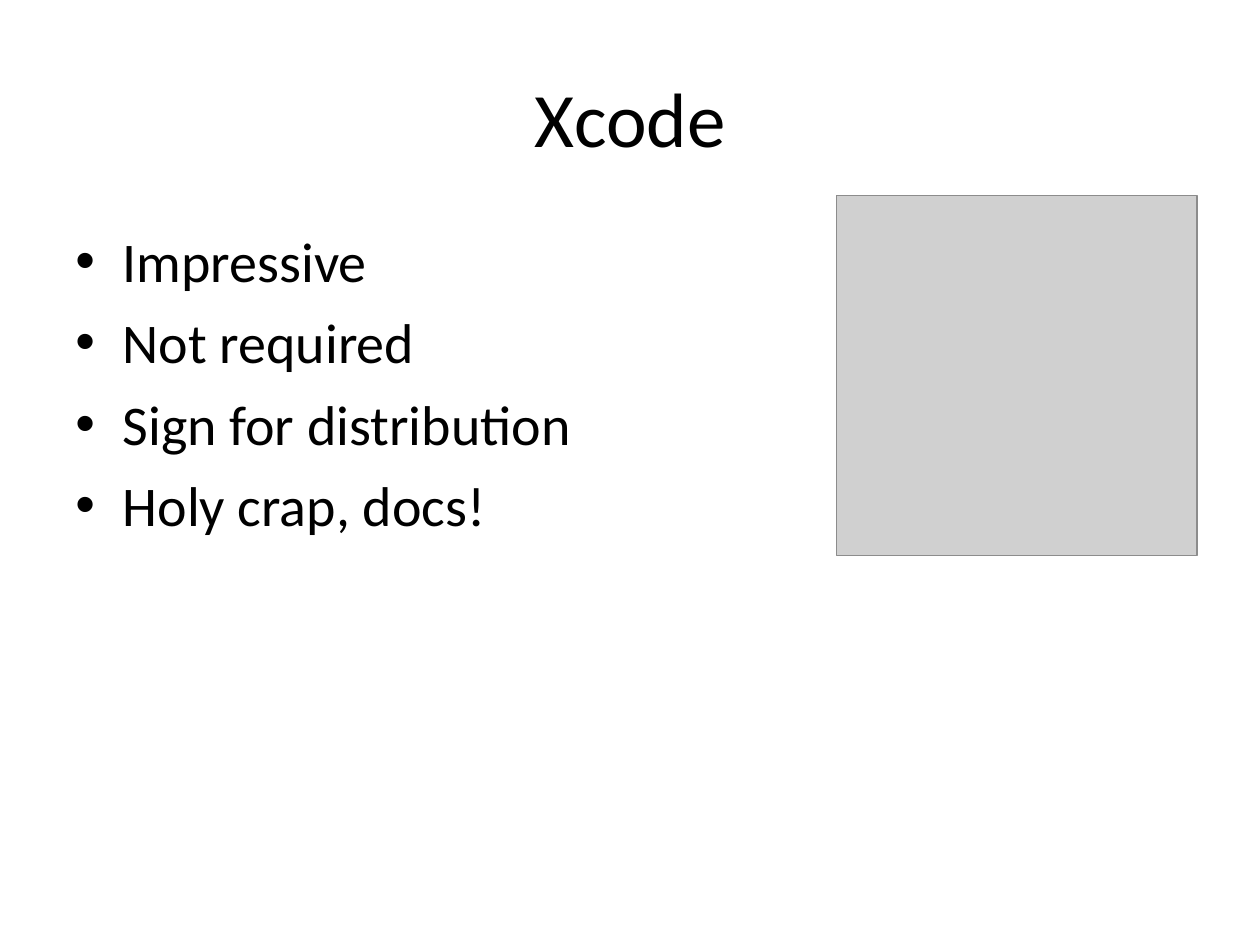
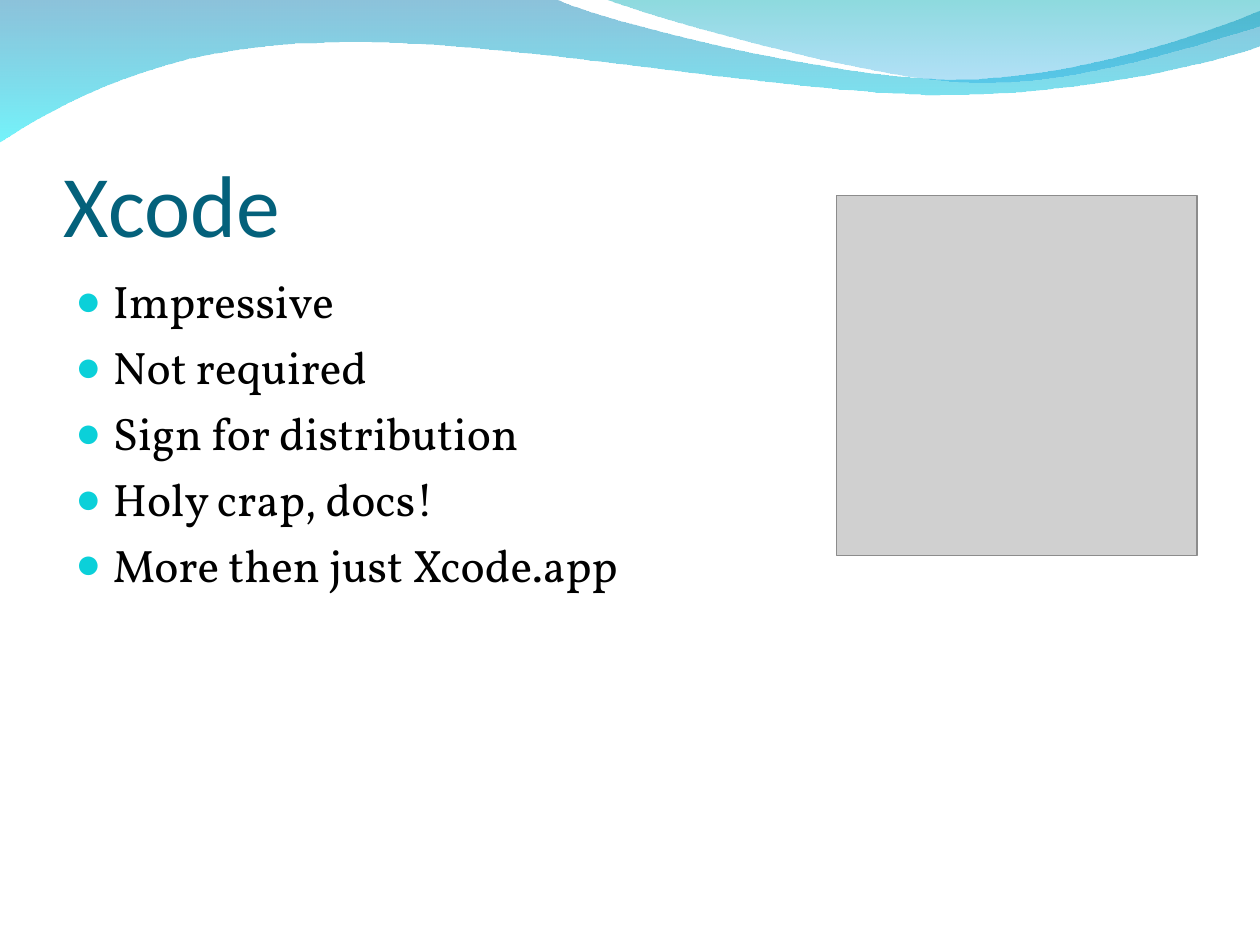
Before and after one commit to allynbauer/Tech-Talk-Cedar-Valley, a slide deck: slide 5 of talks/27Sep2010 - A look at the iPhone/slides/iphone.ppt. Drawn at 1260x945 pixels with LibreOffice and Linux fonts; fonts in the diff are those of the drawing; grey boxes stand for pictures; background and template pictures are left out. Boxes give left, top, right and bottom in pixels: in the first picture for what was removed or moved away, otherwise in the second. Text is boxed around its words. In the diff, an @@ line names an element or a change of style, - is before the commit and + after.

```diff
--- a/talks/27Sep2010 - A look at the iPhone/slides/iphone.ppt
+++ b/talks/27Sep2010 - A look at the iPhone/slides/iphone.ppt
@@ freeform shape added at (0,0,1260,142), fill gradient #0079AF to #00EBF8 @@
@@ freeform shape added at (604,0,1260,87), fill gradient #00ADB6 to #009BE5 @@
@@ title "Xcode": place and size @@
-title "Xcode" at (534,93,725,148)
+title "Xcode" at (63,176,280,238)
@@ title "Xcode" at (63,176,280,238): size 44 to 50 pt, text colour #000000 to #04617B; alignment centre to left; vertical alignment middle to bottom @@
@@ text "Impressive": place and size @@
-text "Impressive" at (123,243,571,535)
+text "Impressive" at (113,286,617,593)
@@ text at (113,286,518,528): size 32 to 26 pt, font Calibri to Vollkorn in "Impressive", "Not required", "Sign for distribution", "Holy crap, docs!"; bullet • to ●; less space between paragraphs; bullet colour #000000 to #0BD0D9 @@
@@ text at (113,549,617,593): paragraph added @@
+● More then just Xcode.app
```
Also in this commit, not shown: 8 other slides changed, 1 slide added.
